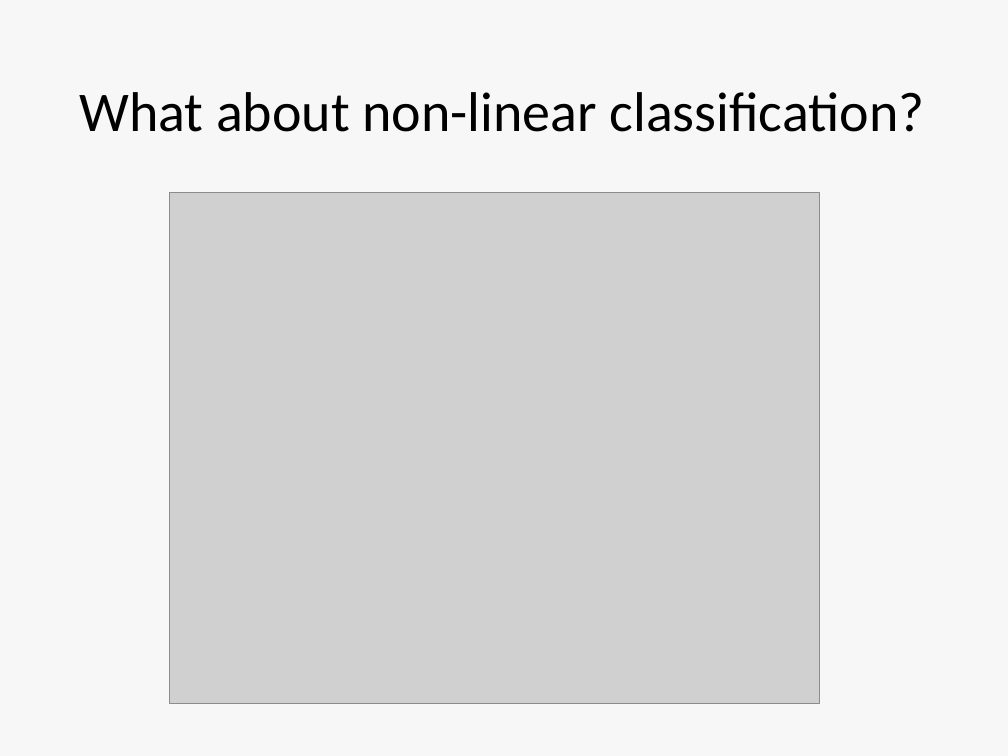
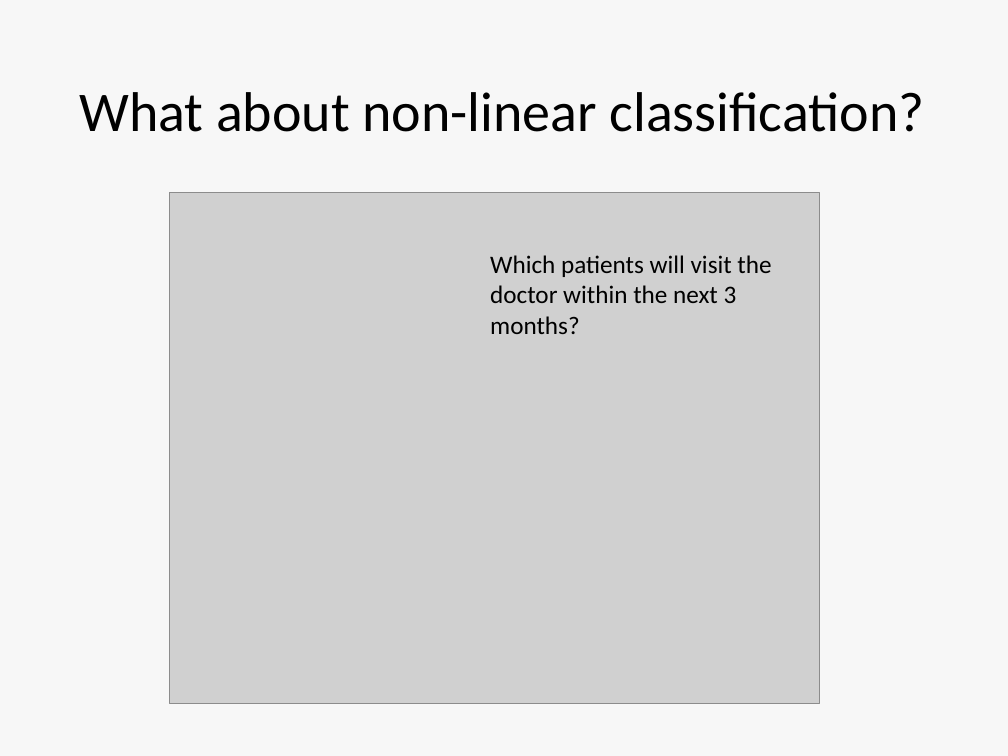
Before and after one commit to ImperialCollegeLondon/RCDS-intro-to-machine-learning, a slide deck: slide 45 of Intro_to_ML_1.pptx. Drawn at 1008x756 pixels with LibreOffice and Linux fonts; fonts in the diff are those of the drawing; grey boxes stand for pictures. Boxes give left, top, right and bottom in pixels: in the first picture for what was removed or moved away, otherwise in the second. Text is boxed around its words. In the diff, an @@ line names an element or a change of style, - is before the commit and + after.

```diff
--- a/Intro_to_ML_1.pptx
+++ b/Intro_to_ML_1.pptx
@@ text added at (x1=490, y1=255, x2=771, y2=334), 18 pt, text #000000 @@
+Which patients will visit the doctor within the next 3 months?
```
Also in this commit, not shown: 5 other slides changed, 2 other files.
